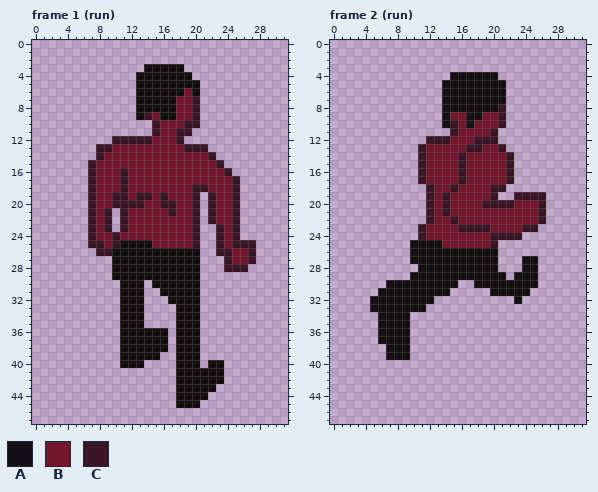
One commit to this pixel-art file: assets/gfx/player.ase. Above, as it was before the edit.
32x48 pixels, 6 frames. Shown: frame 1 (run), frame 2 (run). The commit also changed other frames, which this record leaves out.
Palette (. is transparent): A #141013  B #73172d  C #3b1725
Pixels before, frame 1 (run), first column x 7:
 3 .......AAAAA.........
 4 ......AAAAAAA........
 5 ......AAAAAAAA.......
 6 ......AAAAAABA.......
 7 ......AAAAABBC.......
 8 ......AAAAABBC.......
 9 ......ACBAABBC.......
10 ........CBBBCC.......
11 ........CBBCC........
12 ...CCCCCBBBC.........
13 .CCBBBBBBBBBCCC......
14 .CBBBBBBBBBBBBBC.....
15 CBBBBBBBBBBBBBBBC....
16 CBBBCBBBBBBBBBBBBC...
17 CBBBCBBBBBBBBBBBBBC..
18 CBBBCBBBBBBBBCCBBBC..
19 CBBCCBCCBCBBBC.CBBC..
20 CBBCCCCBBCCBBC.CBBC..
21 CBC.CBBBBBCBBC.CBBC..
22 CBC.CBBBBBBBBC.CBBC..
23 CBC.CBBBBBBBBC..CBC..
24 CBBCBBBBBBBBBC..CBC..
25 CCBCAAAABBBBBC..CBCCC
26 .CCAAAAAAAAAAA..CCBBC
27 ...AAAAAAAAAAA...CBBC
28 ...AAAAAAAAAAA...CCC.
29 ...AAAAAAAAAAA.......
30 ....AAA.AAAAAA.......
31 ....AAA..AAAAA.......
32 ....AAA...AAAA.......
33 ....AAA....AAA.......
34 ....AAA....AAA.......
35 ....AAA....AAA.......
36 ....AAAAAA.AAA.......
37 ....AAAAAA.AAA.......
38 ....AAAAAA.AAA.......
39 ....AAAAA..AAA.......
40 ....AAA....AAA.AA....
41 ...........AAAAAA....
42 ...........AAAAAA....
43 ...........AAAAA.....
44 ...........AAAA......
45 ...........AAA.......
Pixels before, frame 2 (run), first column x 5:
 4 ..........AAAAAA......
 5 .........AAAAAAAA.....
 6 .........AAAAAAAA.....
 7 .........AAAAAAAA.....
 8 .........AAAAAAAC.....
 9 .........ABBAABBC.....
10 .........ACBABBBC.....
11 ..........CBBBBC......
12 .......CCCBBBCCC......
13 ......CBBBBBCCBBC.....
14 ......CBBBBCBBBBBC....
15 ......CBBBBCBBBBBC....
16 ......CBBBBCBBBBBC....
17 ......CBBBBCBBBBBC....
18 .......CBBCBBBBCC.....
19 .......CBCBBBBBC..CCCC
20 .......CBCBBBBCCCCBBBC
21 .......CBCBBBBBBBBBBBC
22 .......CBBCBBBBBBBBBBC
23 ......CBBBBCCCCBBBBCC.
24 ......CBBBBBBBBCCCC...
25 .....AAAABBBBBBC......
26 .....AAAAAAAAAAA......
27 .....AAAAAAAAAAA...AA.
28 ......AAAAAAAAAA...AA.
29 .....AAAAAAAAAAAA.AAA.
30 ..AAAAAAAAA..AAAAAAAA.
31 .AAAAAAAAA.....AAAAA..
32 AAAAAAAA..........A...
33 AAAAAAA...............
34 .AAAA.................
35 .AAAA.................
36 .AAAA.................
37 .AAAA.................
38 ..AAA.................
39 ..AAA.................
Once edited:
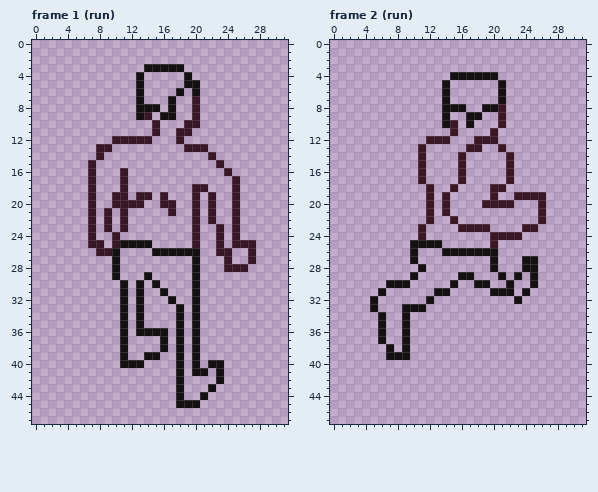
Changes in this commit:
layer "Layer 1" now hidden
Changed rows in their new state; - is an unchanged pixel.
Frame 1 (run):
first column x 8:
 4 ------.....--------
 5 ------.....--------
 6 ------....-.-------
 7 ------...-..-------
 8 --------.-..-------
 9 -------.--..-------
10 --------...--------
11 --------..---------
12 -------...---------
13 --.........--------
14 -.............-----
15 ...............----
16 ...-............---
17 ...-.............--
18 ...-........--...--
19 ..--.--.-...---..--
20 ..----..--..---..--
21 .---.....-..---..--
22 .---........---..--
23 .---........----.--
24 ..-.........----.--
25 -.-----.....----.--
26 ---....----------..
27 ---.........-----..
28 ---.........-------
29 ---...-.....-------
30 ----.---....-------
31 ----.----...-------
32 ----.-----..-------
33 ----.------.-------
34 ----.------.-------
35 ----.------.-------
36 ----.------.-------
37 ----....---.-------
38 ----....---.-------
39 ----..-----.-------
40 -----------.-------
41 -----------.--.----
42 -----------....----
43 -----------...-----
44 -----------..------
Frame 2 (run):
first column x 6:
 5 ---------......-----
 6 ---------......-----
 7 ---------......-----
 8 -----------..-------
 9 ---------..--..-----
10 ----------.-...-----
11 ----------....------
12 ---------...--------
13 ------.....--..-----
14 ------....-.....----
15 ------....-.....----
16 ------....-.....----
17 ------....-.....----
18 -------..-....------
19 -------.-.....------
20 -------.-....----...
21 -------.-...........
22 -------..-..........
23 ------....----....--
24 ------........------
25 --------......------
26 -----...------------
27 -----.........------
28 ------........------
29 -----.....--...---.-
30 ----.....-----..-..-
31 -......----------.--
32 ......--------------
33 ...-----------------
34 -..-----------------
35 -..-----------------
36 -..-----------------
37 -..-----------------
38 --.-----------------
Boxes around the changes in both pictures, in picture pixels (x1, y1, x2, y2):
erased: (96, 72, 248, 400)
erased: (378, 80, 538, 352)
